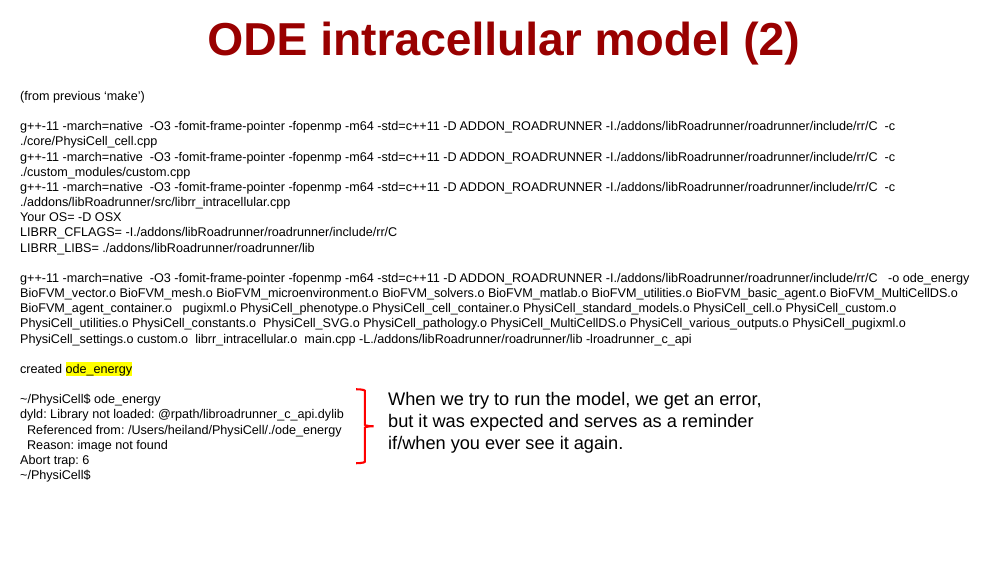
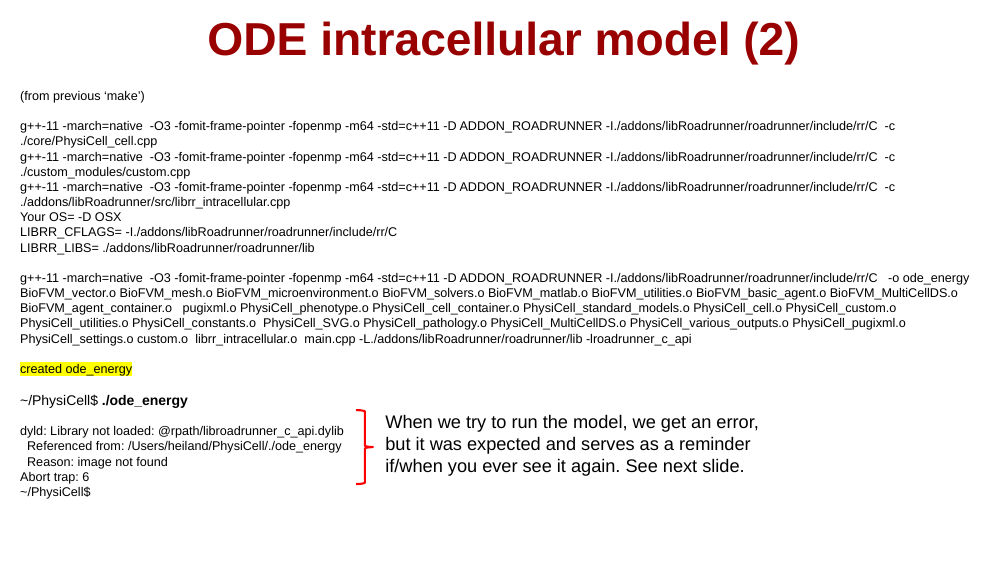
Before and after one commit to physicell-training/ws2021, a slide deck: slide 26 of pptx_source/PhysiCell_ws2021_macOS_setup.pptx. Drawn at 1008x567 pixels with LibreOffice and Linux fonts; fonts in the diff are those of the drawing; background and template pictures are left out. Boxes give left, top, right and bottom in pixels: in the first picture for what was removed or moved away, otherwise in the second. Text is boxed around its words. In the diff, an @@ line names an element or a change of style, - is before the commit and + after.

```diff
--- a/pptx_source/PhysiCell_ws2021_macOS_setup.pptx
+++ b/pptx_source/PhysiCell_ws2021_macOS_setup.pptx
@@ text at [20,363,133,376]: highlight none to #FFFF00 in "created" @@
@@ text at [20,394,188,408]: text changed; size 9 to 10 pt @@
-~/PhysiCell$ ode_energy
+~/PhysiCell$ ./ode_energy
@@ right brace: place and size @@
-right brace at [356,389,373,463]
+right brace at [356,410,373,484]
@@ text at [385,414,758,476]: text changed @@
-When we try to run the model, we get an error, but it was expected and serves as a reminder if/when you ever see it again.
+When we try to run the model, we get an error, but it was expected and serves as a reminder if/when you ever see it again. See next slide.
```
Also in this commit, not shown: 21 other slides changed, 6 slides added.
